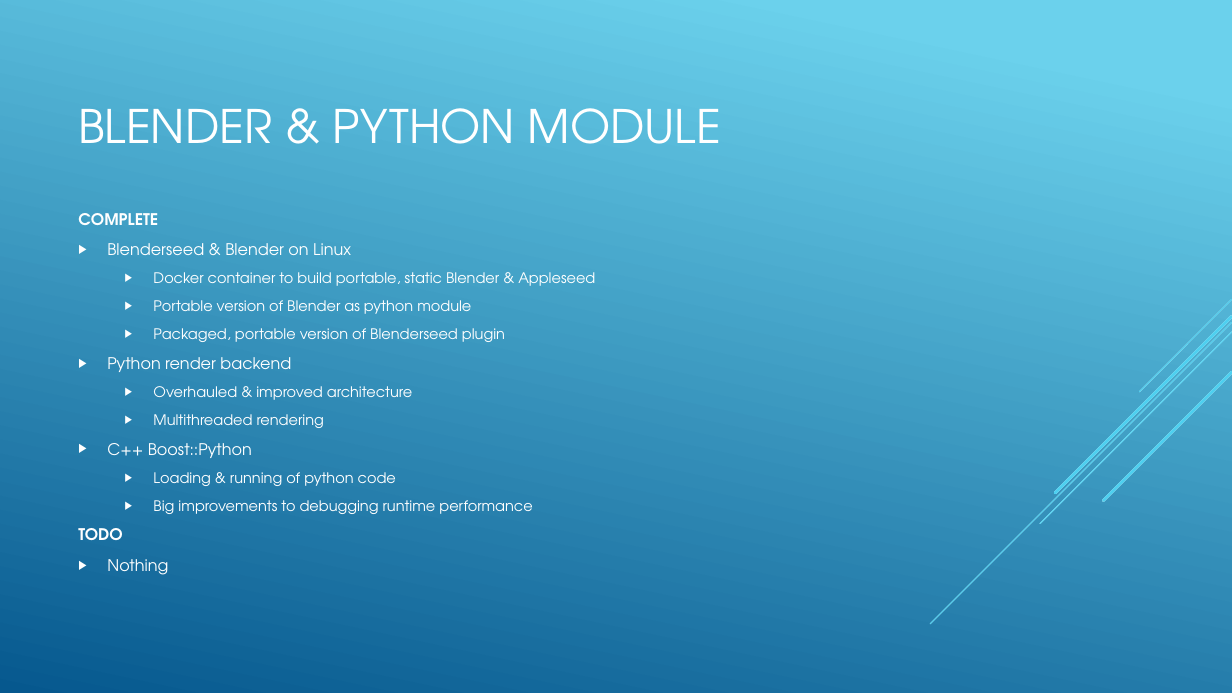
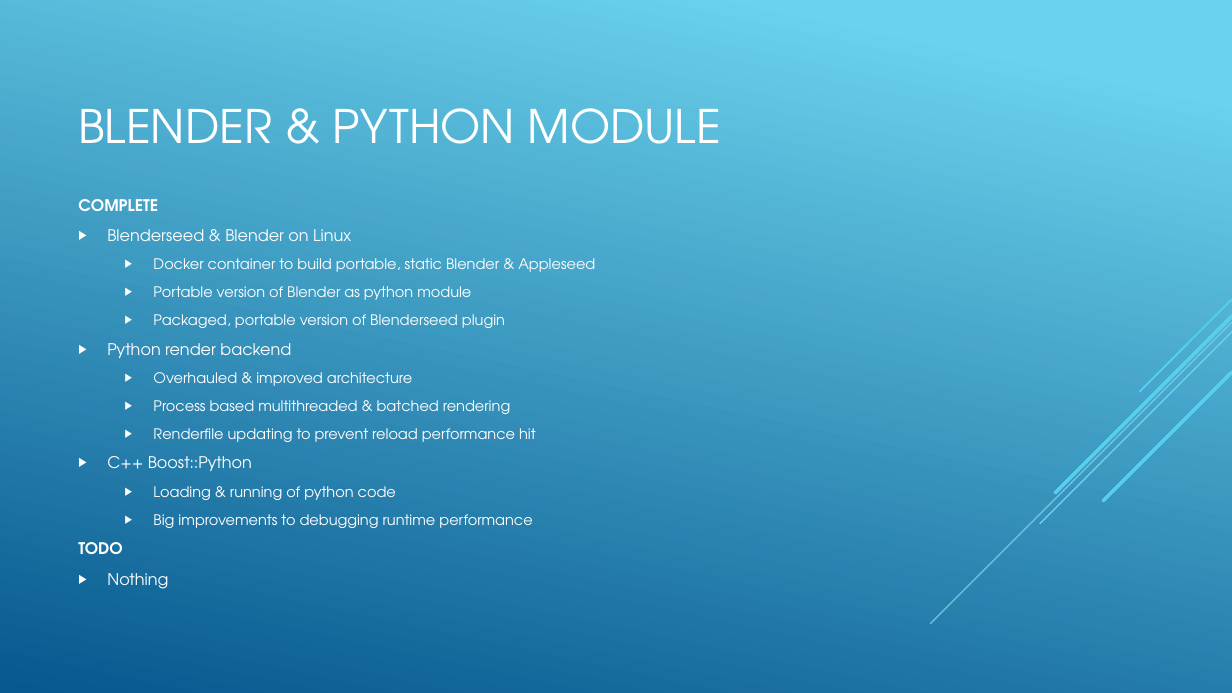
Before and after one commit to dralois/PR-Rendering, a slide deck: slide 1 of doc/Status.pptx. Drawn at 1232x693 pixels with LibreOffice and Linux fonts; fonts in the diff are those of the drawing. Boxes give left, top, right and bottom in pixels: in the first picture for what was removed or moved away, otherwise in the second. Text is boxed around its words. In the diff, an @@ line names an element or a change of style, - is before the commit and + after.

Commit message:
Removed clipping plane params
- Removed clipping planes as they are obsolete
- Replaced far clip with scene dims magnitude for human readable depth output
- Updated renderfile & python accordingly
- Updated status pptx

```diff
--- a/doc/Status.pptx
+++ b/doc/Status.pptx
@@ text at [153, 400, 536, 442]: text changed @@
-  ▶ Multithreaded rendering
+  ▶ Process based multithreaded & batched rendering
+  ▶ Renderfile updating to prevent reload performance hit
```
Also in this commit, not shown: 3 other slides changed, 7 other files.
